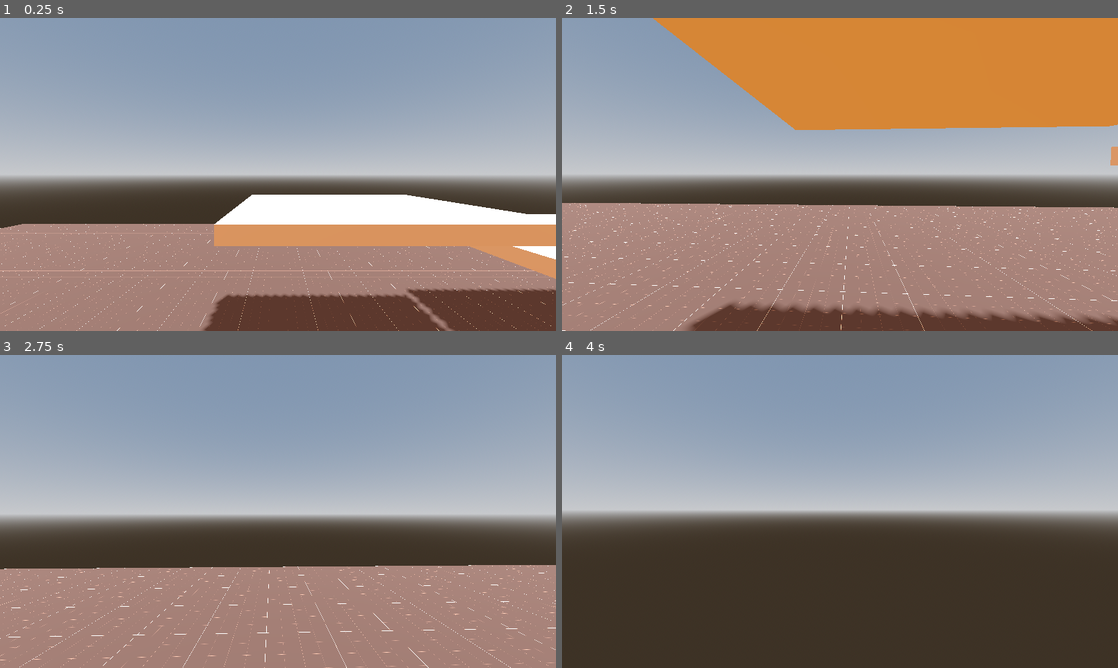
Above: before the commit, frames 1-4 (two rows, left to right).
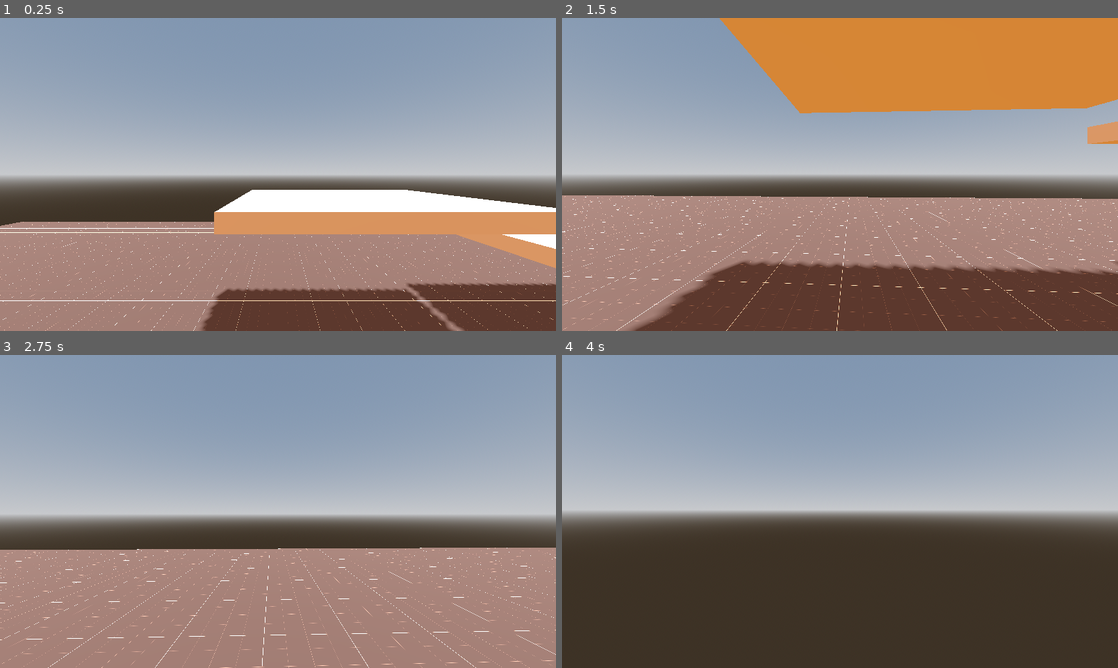
Above: after the commit, the same moments.

Repository: BananaHolograma/godot-personal-template
Game: Godot game, scene res://scenes/test/playground.tscn
The game is run twice, just before and just after one commit, with the same random seed, the same clock (stepped at 60 frames per second) and the same inputs. The project has no main scene, so this scene is started directly.
Inputs (mouse positions are in pixels of both pictures, inside the frame that each line leads up to):
- Up to frame 1 (0.25 s): no input
- Up to frame 2 (1.5 s): move the mouse to (867, 174) at 0.52 s; hold Ctrl (crouch) 0.53-1.28 s; hold Up (ui_up) from 0.53 s (still down); tap Shift (crawl, bound only after the commit) at 0.8, 1.35 s; move the mouse to (812, 174) at 1.27 s
- Up to frame 3 (2.75 s): keep holding Up (ui_up); tap Ctrl (crouch) at 1.55 s; move the mouse to (289, 505) at 2.02 s; hold Ctrl (crouch) from 2.03 s (still down); tap Shift (crawl, bound only after the commit) at 2.3 s
- Up to frame 4 (4 s): keep holding Up (ui_up); move the mouse to (834, 517) at 2.77 s; release Ctrl (crouch) at 2.78 s; tap E (interact) at 2.85 s; tap Ctrl (crouch) at 3.05 s; move the mouse to (878, 514) at 3.52 s; hold Shift (crawl, bound only after the commit) from 3.53 s (still down)

The runs differ from the first frame. In frame 1, 9.4% of the frame differs, in the area x 0-100%, y 54-100%; in frame 2, 23%, in the area x 0-100%, y 0-100%; in frame 3, 7.5%; in frame 4, nothing differs.

Commit message:
crouch and crawl states with the implementation of know what is the next state on finite state machine

Diff:
--- a/components/behaviour/finite-state-machine/finite-state-machine.gd
+++ b/components/behaviour/finite-state-machine/finite-state-machine.gd
@@ -23,6 +23,7 @@
 
 var states: Dictionary = {}
 var states_stack: Array[State] = []
+var next_state: State
 var locked: bool = false
 
 func _ready():
@@ -150,12 +151,14 @@
 		states[state.name] = get_node(state.get_path())
 
 
-func on_finished_state(next_state, params):
-	if typeof(next_state) == TYPE_STRING:
-		change_state_by_name(next_state,  params, false)
+func on_finished_state(_next_state, params):
+	if typeof(_next_state) == TYPE_STRING:
+		next_state =  get_state(_next_state)
+		change_state_by_name(_next_state,  params, false)
 
-	if next_state is State:
-		change_state(next_state, params, false)
+	if _next_state is State:
+		next_state = _next_state
+		change_state(_next_state, params, false)
 
 
 func on_stack_pushed(_new_state: State, stack:Array[State]):
--- a/components/movement/first-person/first_person_controller.gd
+++ b/components/movement/first-person/first_person_controller.gd
@@ -16,6 +16,7 @@
 @onready var ceil_shape_detector: ShapeCast3D = %CeilShapeCast
 @onready var stand_collision_shape: CollisionShape3D = $StandCollisionShape
 @onready var crouch_collision_shape: CollisionShape3D = $CrouchCollisionShape
+@onready var crawl_collision_shape: CollisionShape3D = $CrawlCollisionShape
 
 ## TODO - GET VALUES FROM GAME SETTINGS SAVED GAME
 @export_group("Camera parameters")
@@ -64,15 +65,19 @@
 		"Idle", "Walk":
 			stand_collision_shape.disabled = false
 			crouch_collision_shape.disabled = true
+			crawl_collision_shape.disabled = true
 		"Crouch":
 			stand_collision_shape.disabled = true
 			crouch_collision_shape.disabled = false
+			crawl_collision_shape.disabled = true
 		"Crawl":
 			stand_collision_shape.disabled = true
 			crouch_collision_shape.disabled = true
+			crawl_collision_shape.disabled = false
 		_:
 			stand_collision_shape.disabled = false
 			crouch_collision_shape.disabled = true
+			crawl_collision_shape.disabled = true
 
 
 ## TODO - SET WHERE TO LOCK THE MOVEMENT
--- a/components/movement/first-person/first_person_controller.tscn
+++ b/components/movement/first-person/first_person_controller.tscn
@@ -1,10 +1,11 @@
-[gd_scene load_steps=13 format=3 uid="uid://dxitjfxwkshxj"]
+[gd_scene load_steps=15 format=3 uid="uid://dxitjfxwkshxj"]
 
 [ext_resource type="Script" path="res://components/movement/first-person/first_person_controller.gd" id="1_h8wkm"]
 [ext_resource type="Script" path="res://components/behaviour/finite-state-machine/finite-state-machine.gd" id="2_uhxxt"]
 [ext_resource type="Script" path="res://components/movement/first-person/states/idle.gd" id="3_snwrv"]
 [ext_resource type="Script" path="res://components/movement/first-person/states/walk.gd" id="4_vfkqp"]
 [ext_resource type="Script" path="res://components/movement/first-person/states/crouch.gd" id="5_7267j"]
+[ext_resource type="Script" path="res://components/movement/first-person/states/crawl.gd" id="6_1ugdw"]
 
 [sub_resource type="Animation" id="Animation_abq5f"]
 resource_name = "crouch"
@@ -63,6 +64,31 @@
 
 [sub_resource type="Animation" id="Animation_miwiu"]
 resource_name = "crawl"
+length = 0.3
+tracks/0/type = "value"
+tracks/0/imported = false
+tracks/0/enabled = true
+tracks/0/path = NodePath("Head:position")
+tracks/0/interp = 1
+tracks/0/loop_wrap = true
+tracks/0/keys = {
+"times": PackedFloat32Array(0, 0.3),
+"transitions": PackedFloat32Array(1, 1),
+"update": 0,
+"values": [Vector3(0, 0.134, 0), Vector3(0, -0.428, 0)]
+}
+tracks/1/type = "value"
+tracks/1/imported = false
+tracks/1/enabled = true
+tracks/1/path = NodePath("CeilShapeCast:position")
+tracks/1/interp = 1
+tracks/1/loop_wrap = true
+tracks/1/keys = {
+"times": PackedFloat32Array(0, 0.3),
+"transitions": PackedFloat32Array(1, 1),
+"update": 0,
+"values": [Vector3(0, 1, 0), Vector3(0, 0.534, 0)]
+}
 
 [sub_resource type="AnimationLibrary" id="AnimationLibrary_t4eih"]
 _data = {
@@ -78,6 +104,10 @@
 [sub_resource type="CapsuleShape3D" id="CapsuleShape3D_6mqlo"]
 radius = 0.3
 height = 1.12006
+
+[sub_resource type="CapsuleShape3D" id="CapsuleShape3D_bdeud"]
+radius = 0.3
+height = 0.601286
 
 [sub_resource type="CapsuleShape3D" id="CapsuleShape3D_dupr8"]
 radius = 0.3
@@ -98,6 +128,10 @@
 [node name="CrouchCollisionShape" type="CollisionShape3D" parent="."]
 transform = Transform3D(1, 0, 0, 0, 1, 0, 0, 0, 1, 0, -0.337916, 0)
 shape = SubResource("CapsuleShape3D_6mqlo")
+
+[node name="CrawlCollisionShape" type="CollisionShape3D" parent="."]
+transform = Transform3D(1, 0, 0, 0, 1, 0, 0, 0, 1, 0, -0.589914, 0)
+shape = SubResource("CapsuleShape3D_bdeud")
 
 [node name="CeilShapeCast" type="ShapeCast3D" parent="."]
 unique_name_in_owner = true
@@ -129,3 +163,6 @@
 
 [node name="Crouch" type="Node" parent="FiniteStateMachine"]
 script = ExtResource("5_7267j")
+
+[node name="Crawl" type="Node" parent="FiniteStateMachine"]
+script = ExtResource("6_1ugdw")
--- /dev/null
+++ b/components/movement/first-person/states/crawl.gd
@@ -0,0 +1,22 @@
+class_name CrawlFirstPerson extends Motion
+
+@export var speed := 1.0
+
+
+func _enter() -> void:
+	animation_player.play("crawl")
+
+
+func _exit():
+	animation_player.play_backwards("crawl")
+
+
+func physics_update(delta: float):
+	super.physics_update(delta)
+
+	if not Input.is_action_pressed("crawl") and not FSM.actor.ceil_shape_detector.is_colliding():
+		state_finished.emit("Crouch", {})
+
+	move(speed)
+
+	FSM.actor.move_and_slide()
--- a/components/movement/first-person/states/crouch.gd
+++ b/components/movement/first-person/states/crouch.gd
@@ -1,7 +1,6 @@
 class_name CrouchFirstPerson extends Motion
 
 @export var speed := 2.0
-
 
 func _enter() -> void:
 	if previous_states.is_empty() or not previous_states.back().name in ["Crawl", "Slide"]:
@@ -9,7 +8,8 @@
 
 
 func _exit():
-	animation_player.play_backwards("crouch")
+	if not FSM.next_state is CrawlFirstPerson:
+		animation_player.play_backwards("crouch")
 
 
 func physics_update(delta: float):
@@ -21,7 +21,8 @@
 		else:
 			state_finished.emit("Walk", {})
 
-
 	move(speed)
 
 	FSM.actor.move_and_slide()
+
+	detect_crawl()
--- a/components/movement/first-person/states/motion.gd
+++ b/components/movement/first-person/states/motion.gd
@@ -5,7 +5,7 @@
 
 @export_group("Gravity")
 ## The world gravity that it`s being applied to objects
-@export var gravity := 9.8
+@export var gravity := 15.0
 ## Enable or disable the gravity
 @export var gravity_active := true:
 	set(value):
@@ -26,7 +26,6 @@
 @onready var animation_player: AnimationPlayer = owner.get_node("AnimationPlayer")
 
 var transformed_input := TransformedInput.new()
-
 
 func physics_update(delta: float):
 	transformed_input.update_input_direction(FSM.actor as FirstPersonController)
@@ -52,12 +51,18 @@
 		state_finished.emit("Crouch", {})
 
 
+func detect_crawl():
+	if Input.is_action_pressed("crawl") and FSM.actor.is_on_floor() and FSM.actor.CRAWL:
+		state_finished.emit("Crawl", {})
+
+
 func enable_gravity():
 	gravity_active = true
 
 
 func disable_gravity():
 	gravity_active = false
+
 
 
 class TransformedInput:
--- a/project.godot
+++ b/project.godot
@@ -120,6 +120,11 @@
 "events": [Object(InputEventKey,"resource_local_to_scene":false,"resource_name":"","device":-1,"window_id":0,"alt_press …(182 unchanged characters)…
 ]
 }
+crawl={
+"deadzone": 0.5,
+"events": [Object(InputEventKey,"resource_local_to_scene":false,"resource_name":"","device":-1,"window_id":0,"alt_pressed":false,"shift_pressed":false,"ctrl_pressed":false,"meta_pressed":false,"pressed":false,"keycode":0,"physical_keycode":4194325,"key_label":0,"unicode":0,"echo":false,"script":null)
+]
+}
 
 [internationalization]
 
